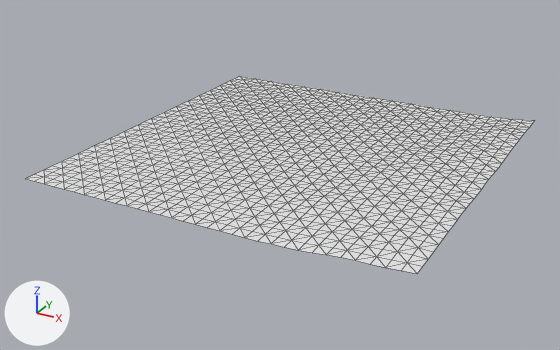
The OBJ model assets/maps/chunks/terrain_lod0_-7_0.obj, before and after one commit.
Rendered twice from a camera (50 mm lens) standing at (-719.5, -284.1, 87.7) and looking at (-836.6, -71.2, -18.7). The lights are fixed; the arrows at lower left show +X, +Y and +Z. The picture after the commit comes second. Mesh edges are drawn as thin lines. Where no turn or scale is listed for an object, it has been applied to the vertices.

The first picture shows 'terrain_lod0_-7_0'.
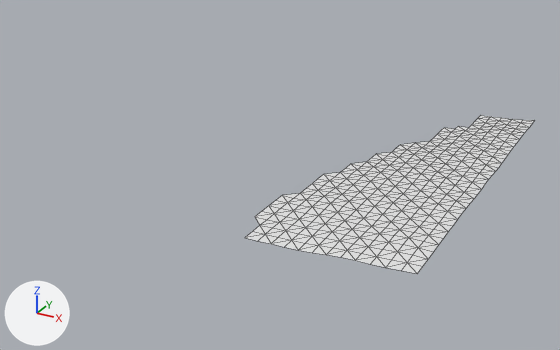
What changed in the scene script:
```text
Change me_terrain_lod0__7_0:
    used by ob_terrain_lod0__7_0; location = (0.0, 0.0, 0.0)
    remove me_terrain_lod0__7_0.from_pydata(...)  # 1089 vertices, 2048 faces; spans x -896.0..-768.0, y -128.0..0.0, z -10.8..-7.9
    add me_terrain_lod0__7_0.from_pydata(...)  # 353 vertices, 621 faces; spans x -820.0..-768.0, y -128.0..0.0, z -10.8..-7.9
    me_terrain_lod0__7_0 part 1: 736 vertices removed from x -896.0..-792.0, y -128.0..0.0, z -10.8
```

What differs and where, as boxes [x1, y1, x2, y2] in the pictures (560 x 350 px):
'terrain_lod0_-7_0', reshaped (43% narrower, 20% shorter): before [26, 76, 534, 274]; after [245, 115, 534, 274]
part 1 of me_terrain_lod0__7_0, deleted: before [26, 76, 480, 237]
